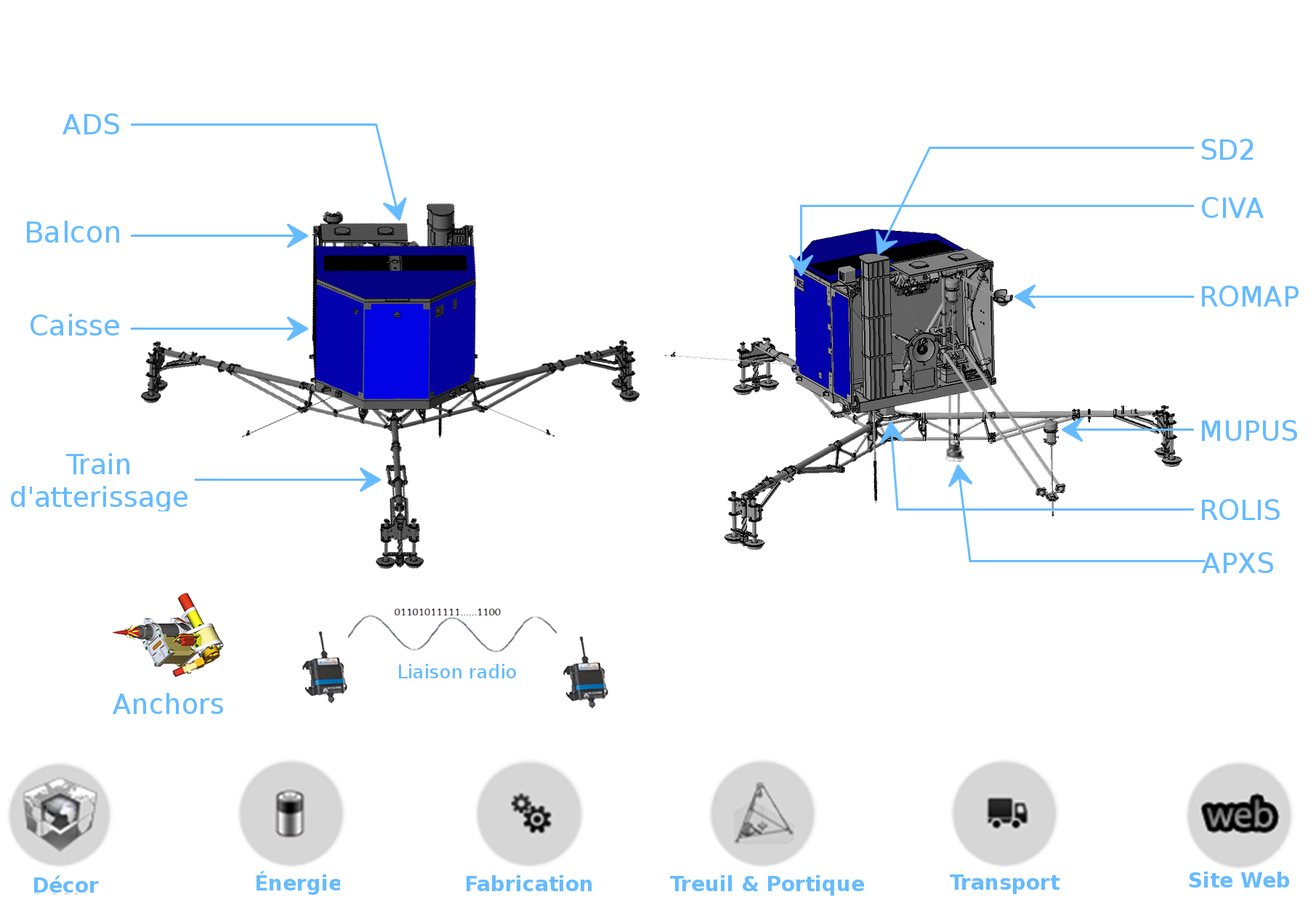
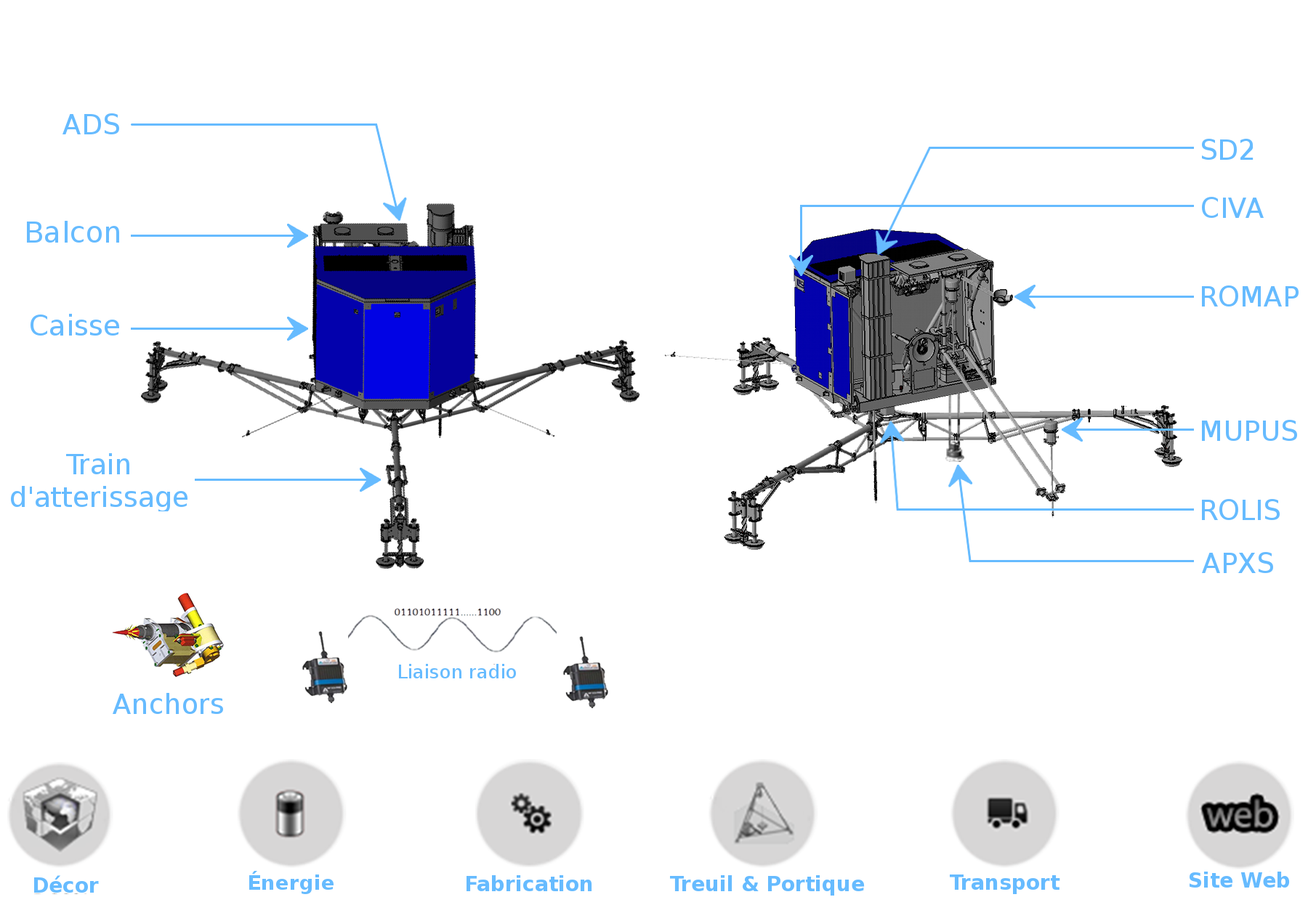
Two versions of the same layered image (1316 × 905). Layer-by-layer changes:
painted on "APXS flèche" over [1193, 560, 1205, 563]
painted on "Énergie" over [249, 871, 341, 896]
